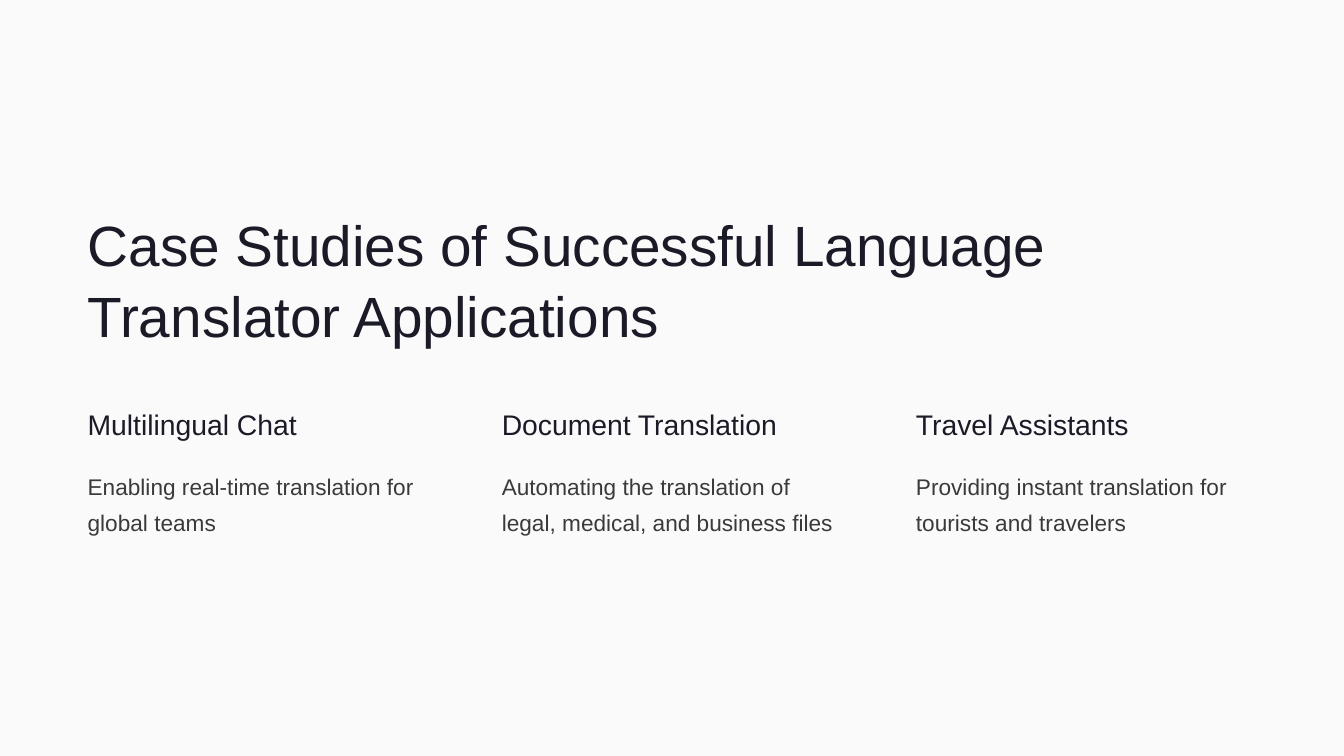
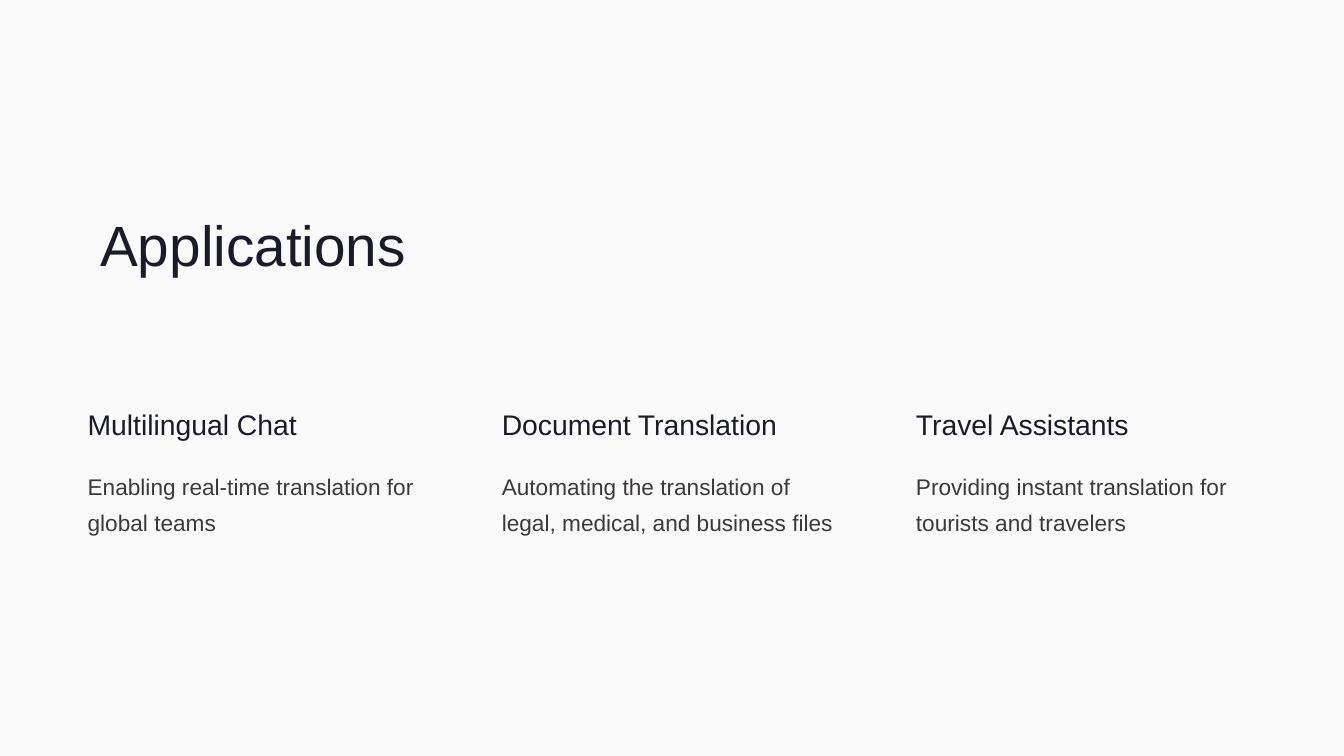
Before and after one commit to Hyper-RP/java-with-dsa, a slide deck: slide 7 of resume/Introduction-to-Language-Translators (1).pptx. Drawn at 1344x756 pixels with LibreOffice and Linux fonts; fonts in the diff are those of the drawing. Boxes give left, top, right and bottom in pixels: in the first picture for what was removed or moved away, otherwise in the second. Text is boxed around its words. In the diff, an @@ line names an element or a change of style, - is before the commit and + after.

```diff
--- a/resume/Introduction-to-Language-Translators (1).pptx
+++ b/resume/Introduction-to-Language-Translators (1).pptx
@@ text at (100,225,406,277): text changed @@
-Case Studies of Successful Language Translator Applications
+Applications
```
Also in this commit, not shown: 3 other slides changed.
